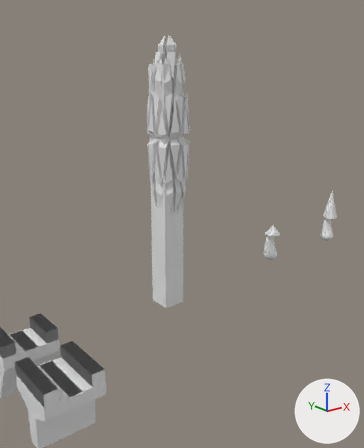
One commit to the Blender file raw/props.blend: the scene before it, then after it.
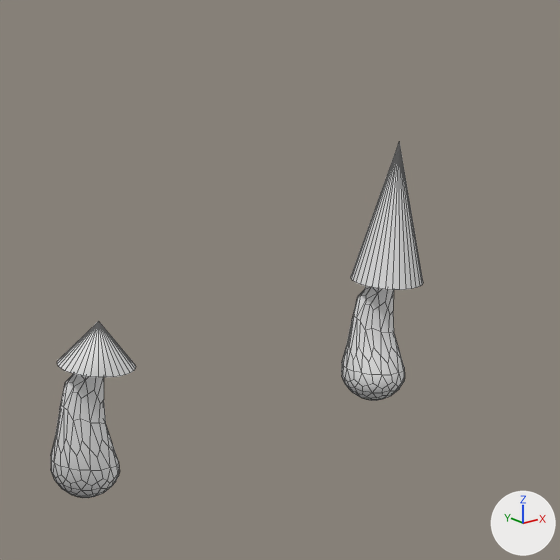
Each version is shown from a 50 mm lens placed at (-54.7, -73.4, 41.5), pointed at (21.8, 22.4, 3.2), then close up on the part from 70% to 100% of the width and 36% to 61% of the height. Every picture has the same lights, and +X, +Y and +Z are marked at lower right. The close-ups show mesh edges as thin lines.
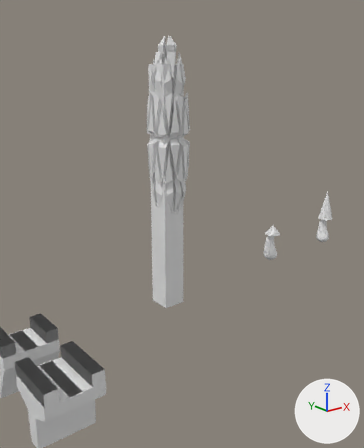
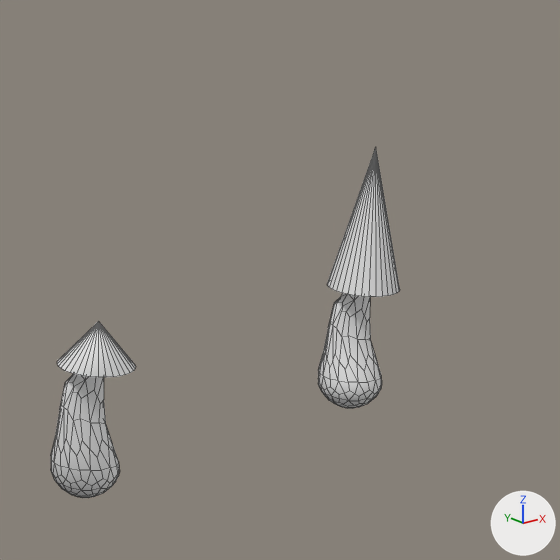
The change, as a diff of the scene's bpy script:
```diff
--- a/raw/props.blend.py
+++ b/raw/props.blend.py
@@ ob_icosphere_002 @@
 ob_icosphere_002 = bpy.data.objects.new('Icosphere.002', me_carriermesh_001)
-ob_icosphere_002.location = (51.92, -0.09, 0.0)
+ob_icosphere_002.location = (50.0, -0.09, 0.0)
```

Changed parts and their boxes (x1, y1, x2, y2) in the close-ups (560 x 560 px):
'Icosphere.002', moved
    before: (342, 142, 423, 400)
    after: (318, 148, 400, 408)
